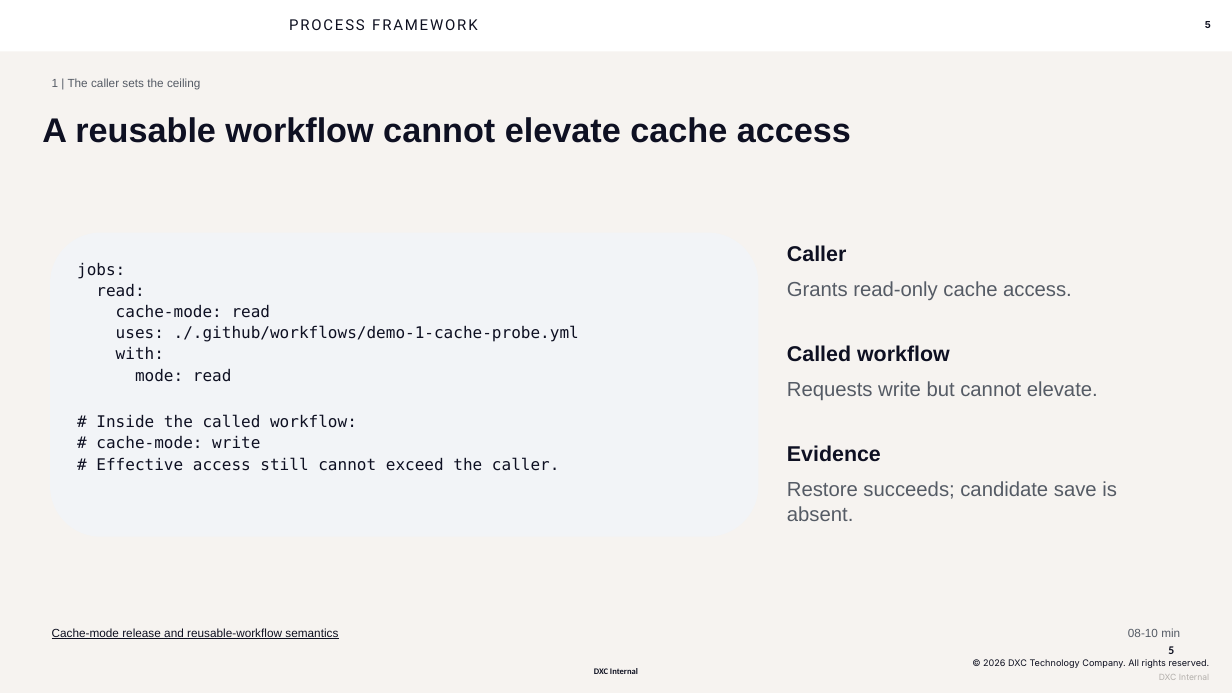
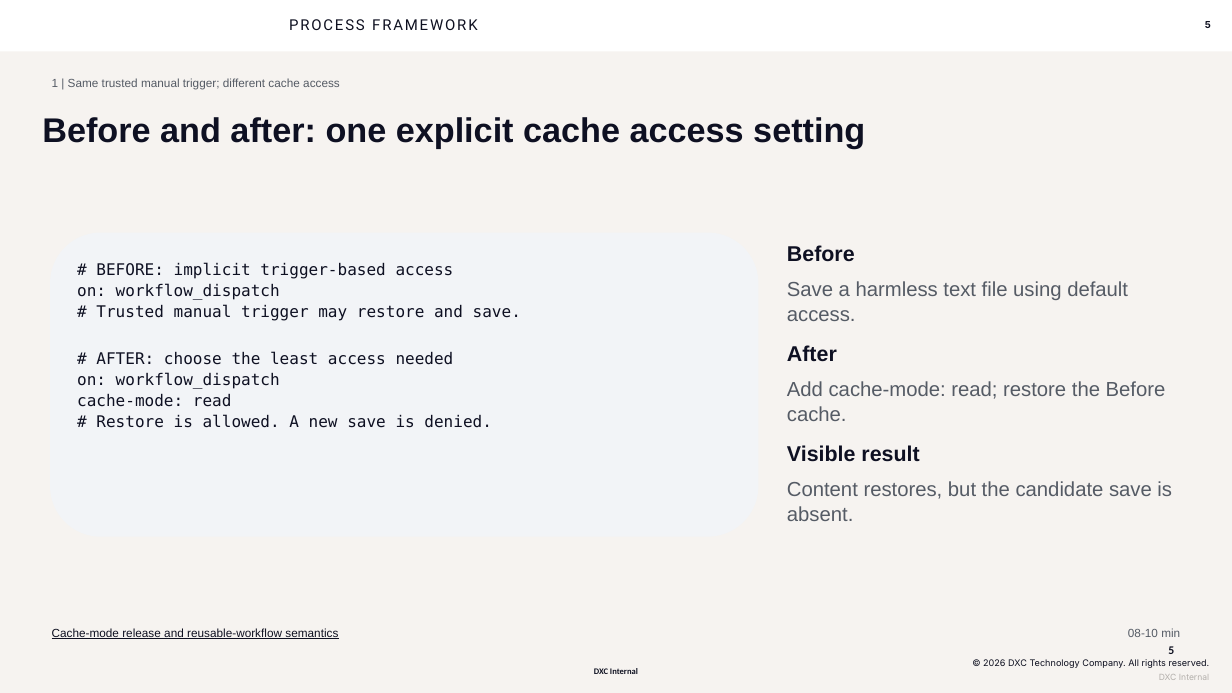
Before and after one commit to seandorsett/dxc-actions-office-hour, a slide deck: slide 5 of outputs/slides/dxc-actions-office-hour-2026-10-13.pptx. Drawn at 1232x693 pixels with LibreOffice and Linux fonts; fonts in the diff are those of the drawing; background and template pictures are left out. Boxes give left, top, right and bottom in pixels: in the first picture for what was removed or moved away, otherwise in the second. Text is boxed around its words. In the diff, an @@ line names an element or a change of style, - is before the commit and + after.

```diff
--- a/outputs/slides/dxc-actions-office-hour-2026-10-13.pptx
+++ b/outputs/slides/dxc-actions-office-hour-2026-10-13.pptx
@@ text at (x1=52, y1=78, x2=340, y2=90): text changed @@
-1 | The caller sets the ceiling
+1 | Same trusted manual trigger; different cache access
@@ text at (x1=42, y1=117, x2=865, y2=148): text changed @@
-A reusable workflow cannot elevate cache access
+Before and after: one explicit cache access setting
@@ text in rounded rectangle at (x1=77, y1=262, x2=521, y2=389): text changed @@
-jobs:
-read:
+# BEFORE: implicit trigger-based access
+on: workflow_dispatch
+# Trusted manual trigger may restore and save.
+# AFTER: choose the least access needed
+on: workflow_dispatch
@@ text at (x1=787, y1=245, x2=855, y2=262): text changed @@
-Caller
+Before
@@ text at (x1=787, y1=281, x2=1128, y2=321): text changed @@
-Grants read-only cache access.
+Save a harmless text file using default access.
@@ text at (x1=787, y1=345, x2=837, y2=362): text changed @@
-Called workflow
+After
@@ text at (x1=787, y1=381, x2=1166, y2=421): text changed @@
-Requests write but cannot elevate.
+Add cache-mode: read; restore the Before cache.
@@ text in rounded rectangle at (x1=96, y1=414, x2=492, y2=428): text changed @@
-uses: ./.github/workflows/demo-1-cache-probe.yml
-with:
-mode: read
-# Inside the called workflow:
-# cache-mode: write
-# Effective access still cannot exceed the caller.
+# Restore is allowed. A new save is denied.
@@ text at (x1=787, y1=445, x2=919, y2=462): text changed @@
-Evidence
+Visible result
@@ text at (x1=787, y1=481, x2=1172, y2=521): text changed @@
-Restore succeeds; candidate save is absent.
+Content restores, but the candidate save is absent.
```
Also in this commit, not shown: 13 other slides changed, 33 other files.
